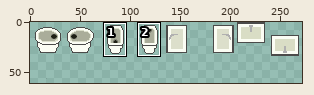
One commit to this sprite sheet: maps/franz.png. The picture above shows the old version from afar; the outline marks the close-up.
Close-up. Earlier state:
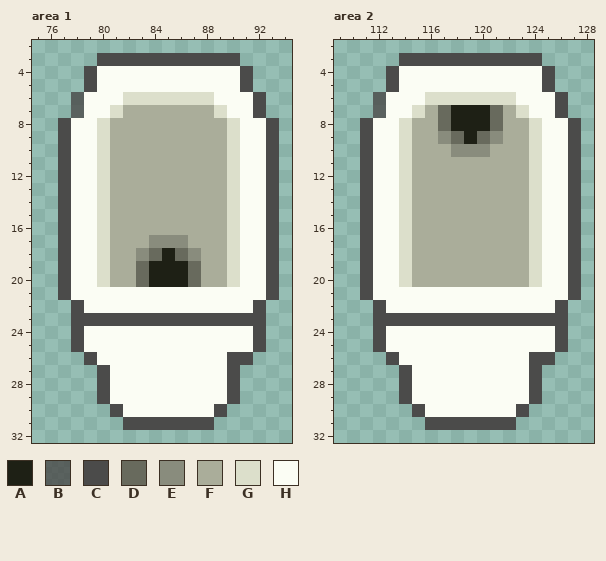
The file is 272x272 pixels. Pixels under 10% opacity are left out. Colours within 5 levels of each other are drawn and written as one. Shown: area 1: x 75..94, y 2..32; area 2: x 109..128, y 2..32. The wide view leaves out empty margins. The commit also changed other parts of the picture, which this record leaves out.
Palette (. is transparent): A #1e2015  B #4b4b4acd  C #4b4b4a  D #686a5d  E #898c7d  F #aaad9a  G #dcdfcb  H #fbfdf4
Pixels before, area 1, first column x 77:
 3 ...CCCCCCCCCCC...
 4 ..CHHHHHHHHHHHC..
 5 ..CHHHHHHHHHHHC..
 6 .BHHHGGGGGGGHHHC.
 7 .BHHGFFFFFFFGHHC.
 8 CHHGFFFFFFFFFGHHC
 9 CHHGFFFFFFFFFGHHC
10 CHHGFFFFFFFFFGHHC
11 CHHGFFFFFFFFFGHHC
12 CHHGFFFFFFFFFGHHC
13 CHHGFFFFFFFFFGHHC
14 CHHGFFFFFFFFFGHHC
15 CHHGFFFFFFFFFGHHC
16 CHHGFFFFFFFFFGHHC
17 CHHGFFFEEEFFFGHHC
18 CHHGFFEDADEFFGHHC
19 CHHGFFDAAADFFGHHC
20 CHHGFFDAAADFFGHHC
21 CHHHHHHHHHHHHHHHC
22 .CHHHHHHHHHHHHHC.
23 .CCCCCCCCCCCCCCC.
24 .CHHHHHHHHHHHHHC.
25 .CHHHHHHHHHHHHHC.
26 ..CHHHHHHHHHHCC..
27 ...CHHHHHHHHHC...
28 ...CHHHHHHHHHC...
29 ...CHHHHHHHHHC...
30 ....CHHHHHHHC....
31 .....CCCCCCC.....
Pixels before, area 2, first column x 111:
 3 ...CCCCCCCCCCC...
 4 ..CHHHHHHHHHHHC..
 5 ..CHHHHHHHHHHHC..
 6 .BHHHGGGGGGGHHHC.
 7 .BHHGFDAAADFGHHC.
 8 CHHGFFDAAADFFGHHC
 9 CHHGFFEDADEFFGHHC
10 CHHGFFFEEEFFFGHHC
11 CHHGFFFFFFFFFGHHC
12 CHHGFFFFFFFFFGHHC
13 CHHGFFFFFFFFFGHHC
14 CHHGFFFFFFFFFGHHC
15 CHHGFFFFFFFFFGHHC
16 CHHGFFFFFFFFFGHHC
17 CHHGFFFFFFFFFGHHC
18 CHHGFFFFFFFFFGHHC
19 CHHGFFFFFFFFFGHHC
20 CHHGFFFFFFFFFGHHC
21 CHHHHHHHHHHHHHHHC
22 .CHHHHHHHHHHHHHC.
23 .CCCCCCCCCCCCCCC.
24 .CHHHHHHHHHHHHHC.
25 .CHHHHHHHHHHHHHC.
26 ..CHHHHHHHHHHCC..
27 ...CHHHHHHHHHC...
28 ...CHHHHHHHHHC...
29 ...CHHHHHHHHHC...
30 ....CHHHHHHHC....
31 .....CCCCCCC.....
Now the later version:
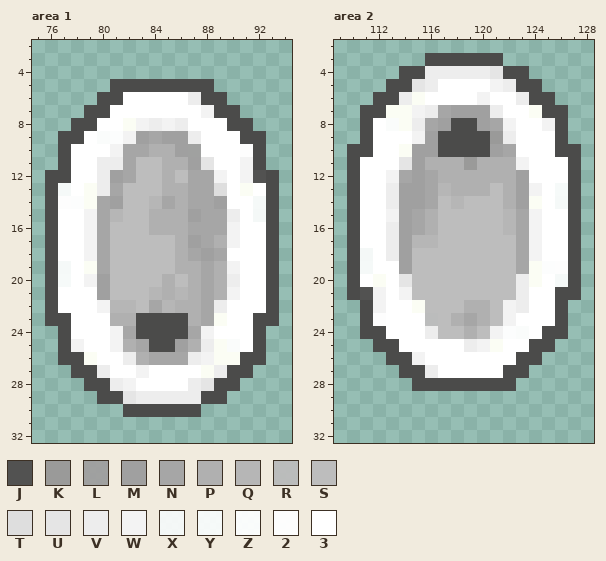
Colours new in this view: J #525251  K #9a9a99  L #a0a0a0f9  M #a0a0a0  N #a6a6a6  P #b0b0b0  Q #b6b6b6  R #bcbcbcf6  S #bdbdbd  T #dedede  U #e5e5e5  V #ededed  W #f3f3f3  X #ffffffe4  Y #ffffffea  Z #fffffff3  2 #fffffff9  3 #ffffff
From old to new:
Changed rows in their new state; - is an unchanged pixel.
Area 1:
first column x 76:
 3 ----...........---
 4 ---.............--
 5 ---..CCCCCCCC...--
 6 --..CC33333VCC...-
 7 --.CC3333333WCC..-
 8 -.CC33HWVWV333CC..
 9 --C3Z2WMNMMV333CC.
10 --333WNNPPML3332C.
11 --33VVNSSPPMU33WC.
12 C-33VMNSSPSNNW3WJ-
13 CY3-VNSSSPPNNT3-3-
14 C22-NMSSQNPNNM33Y-
15 C33WNQSSPPPMNNV3X-
16 C33WNSSSPPPNNNW33-
17 C33WNSSSSSPMNPW33-
18 C33WNSSSSSPNMN333-
19 CY3-NSSSSSPPNPW33-
20 CY3WMSSSSPSPNPV33-
21 C333MSSSQPQPNPW33-
22 C333WQQSNQPPNV333C
23 CC333PP----PNH33-C
24 -C333WNCCCCNW333--
25 -CW33WPNCCMPV-Z3--
26 -CCH33VPNNNVW-H-C-
27 --CCV33W3333-V-C--
28 ---C-VW3333VUC----
29 -----CUVVVVVCC.---
30 -----.CCCCCC..----
31 ------.......-----
Area 2:
first column x 110:
 3 ----..------...---
 4 ---.CCVVVVVUCC..--
 5 ----CUV3333WVCC.--
 6 --CCV-3333W33VCC.-
 7 -CC--WVNMMMV33-C--
 8 --3ZHVNMCCMNW33WC.
 9 --333WMCCCCKV333C.
10 C-33HMMCCCCMN333C-
11 C333UMPPPKPPPW333-
12 C33WNMNPPPPPPM333-
13 C33VMMNQPPPSPMW3Y-
14 C33VMMNSQSSSPMH3Y-
15 C33WMNPSSSSSQNW33-
16 C33VMNPSSSSSQNW33-
17 C33VMQQSSSSSSNW33-
18 CX3VMSSSSSSSSNW33-
19 CY33MSSSSSSSSNH22-
20 C3-3USSSSSSSSVH3Y-
21 CJW3WSSSSSSSSV33C-
22 -CW33-SSSPPSWV33--
23 -C2333RSPNPSW333--
24 -C-333VSSPSW2Z3C--
25 ---C33333VW-33CC.-
26 ----CW3333333C-.--
27 -----CV33333CC.---
28 ----.CCCCCCCC..---
29 ----...........---
30 -----.........----
31 ------.......-----
Pixel boxes of the changes (left, top, right, bottom) in both close-ups:
changed: (45, 53, 279, 430)
changed: (347, 53, 581, 430)
